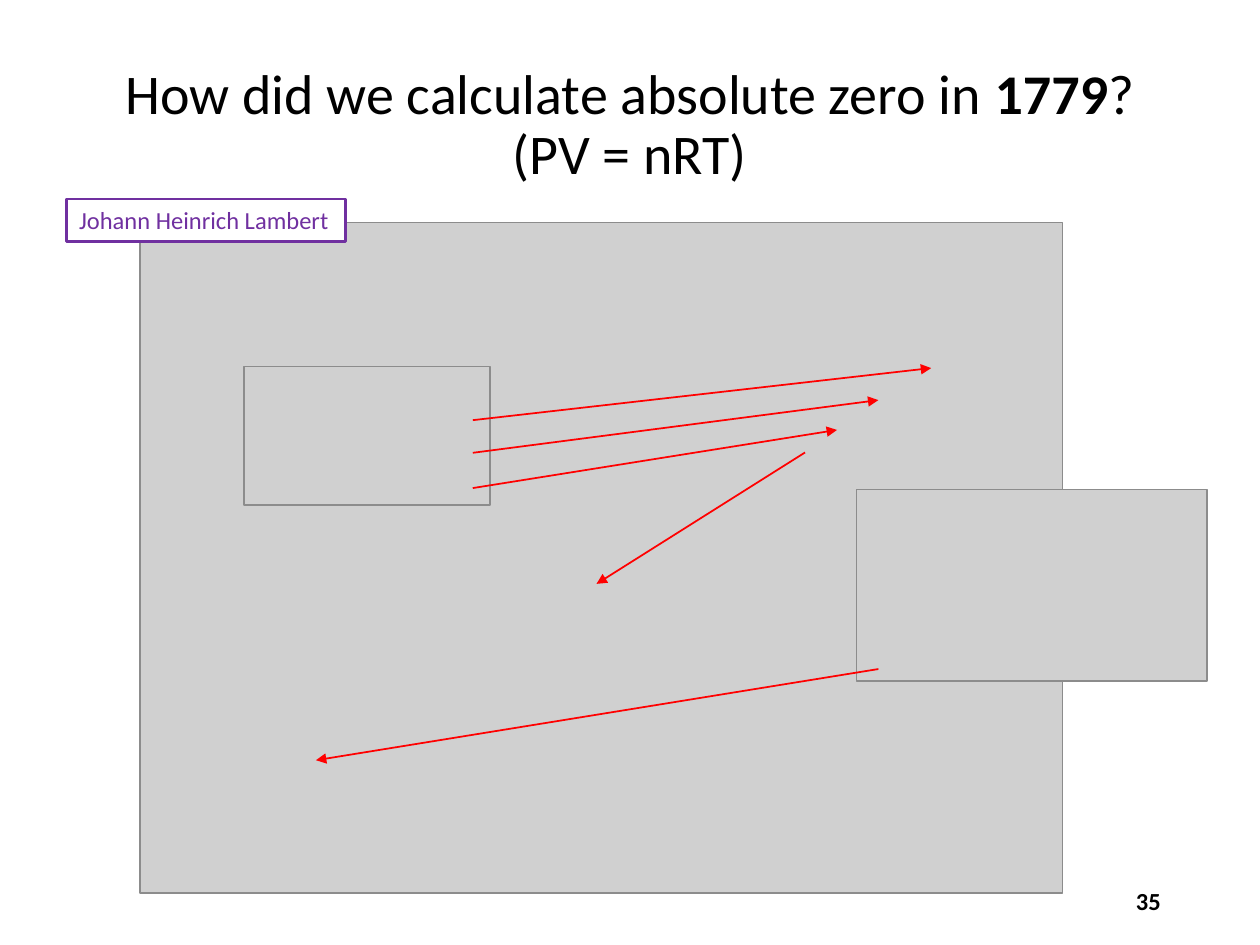
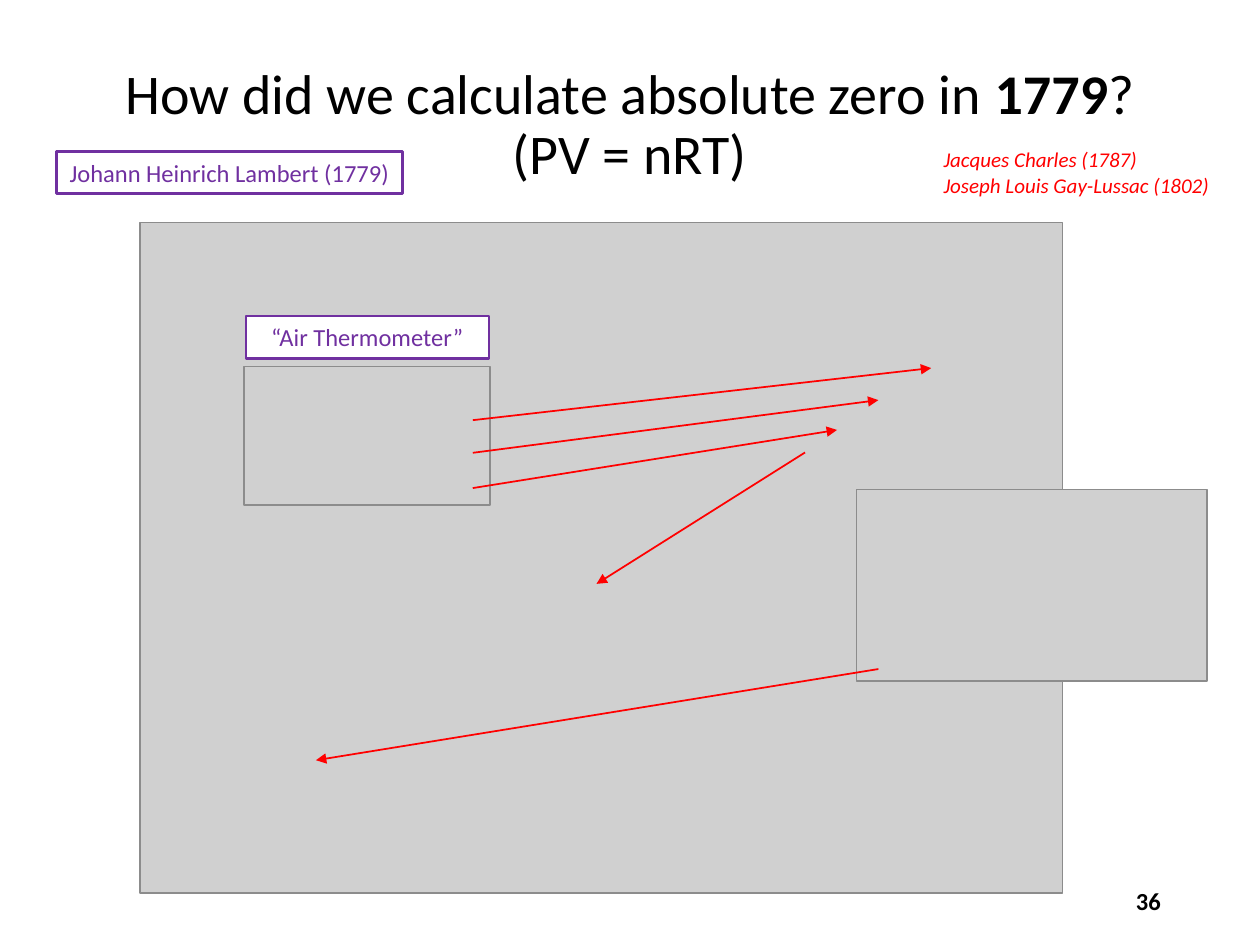
Before and after one commit to dbiersach/scicomp101, a slide deck: slide 36 of Session 02 - Python Fundamentals/Session 02 - Python Fundamentals.pptx (slide 35 before the commit). Drawn at 1260x945 pixels with LibreOffice and Linux fonts; fonts in the diff are those of the drawing; grey boxes stand for pictures. Boxes give left, top, right and bottom in pixels: in the first picture for what was removed or moved away, otherwise in the second. Text is boxed around its words. In the diff, an @@ line names an element or a change of style, - is before the commit and + after.

Commit message:
Update Absolute Value Slide

```diff
--- a/Session 02 - Python Fundamentals/Session 02 - Python Fundamentals.pptx
+++ b/Session 02 - Python Fundamentals/Session 02 - Python Fundamentals.pptx
@@ rectangle "Johann Heinrich Lambert (1779)": place and size @@
-rectangle "Johann Heinrich Lambert (1779)" at [67, 199, 345, 242]
+rectangle "Johann Heinrich Lambert (1779)" at [57, 151, 402, 194]
@@ text in rectangle at [70, 164, 389, 185]: text changed @@
-Johann Heinrich Lambert
+Johann Heinrich Lambert (1779)
@@ text added at [944, 152, 1208, 197], 12 pt, text #FF0000, italic @@
+Jacques Charles (1787)
+Joseph Louis Gay-Lussac (1802)
@@ rectangle added at [246, 316, 489, 359], fill #FFFFFF, outline #7030A0 1.5 pt, 14 pt, text #7030A0 @@
+“Air Thermometer”
@@ page number at [1136, 893, 1161, 911]: text changed @@
-35
+36
```
Also in this commit, not shown: 1 slide added.
